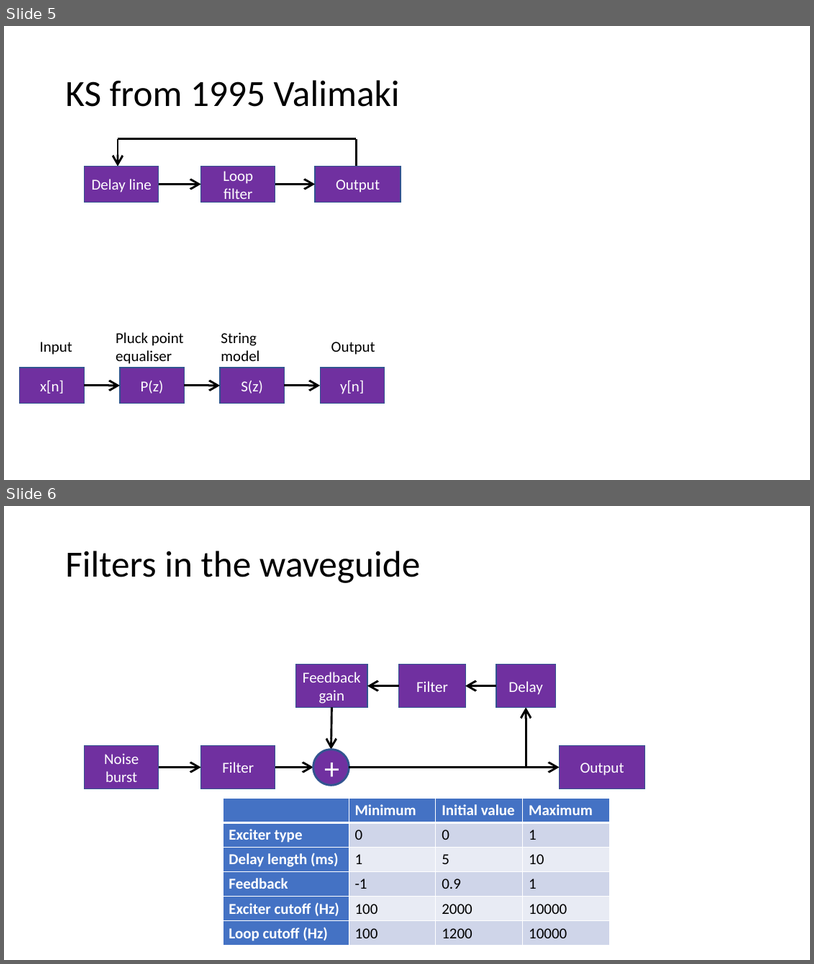
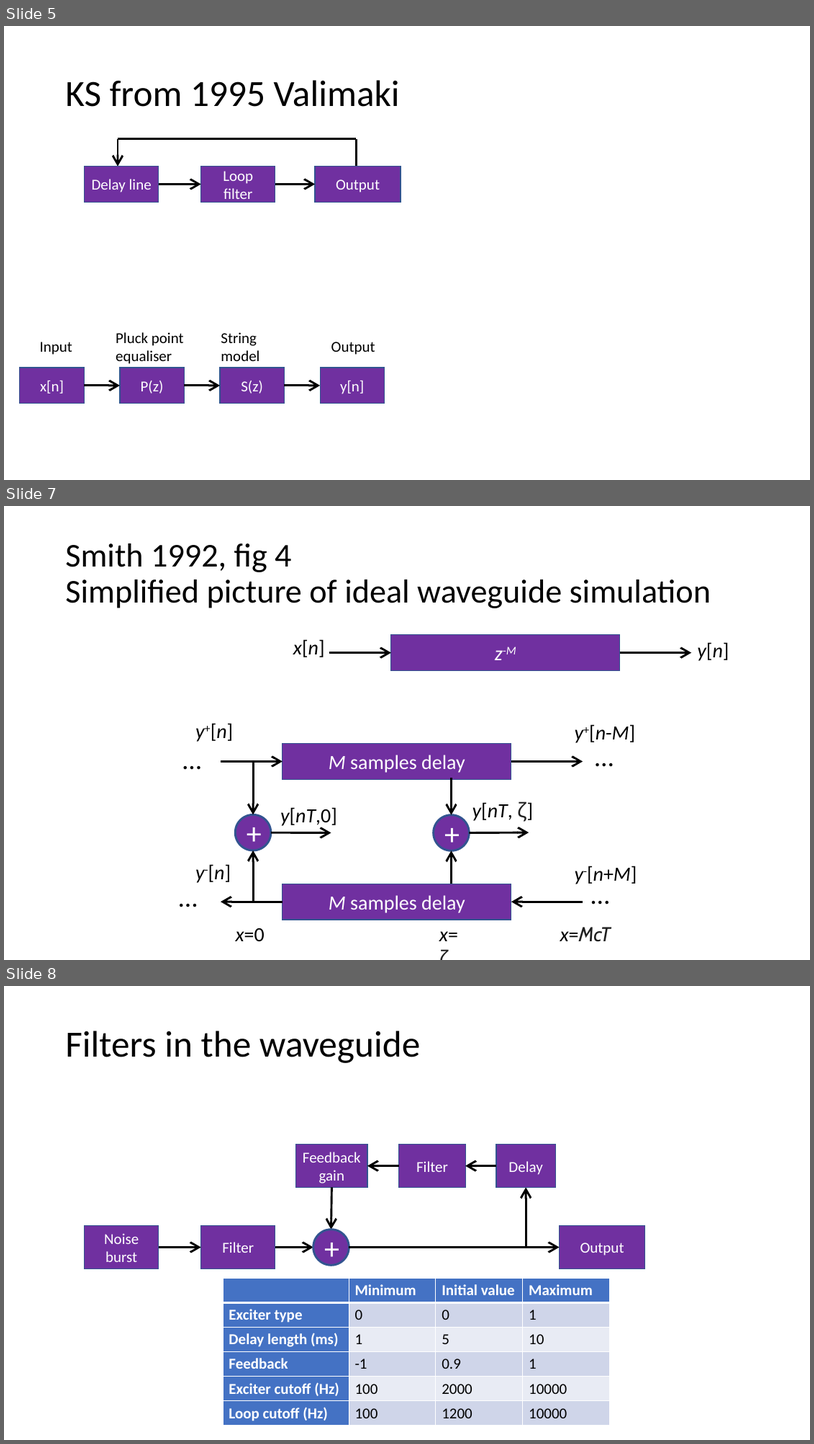
Before and after one commit to joshreiss/digital-waveguides-review, a slide deck: Figures and settings.pptx. Shown one above the other, each under a label of ours: slides 5 and 6 before the commit, slides 5, 7 and 8 after it; the slides between them are not shown. The pictures are 814x964 and 814x1444 pixels, drawn with LibreOffice and Linux fonts; fonts in the diff are those of the drawing. Boxes give left, top, right and bottom in pixels: in the first picture for what was removed or moved away, otherwise in the second. Text is boxed around its words. In the diff, an @@ line names an element or a change of style, - is before the commit and + after.

```diff
--- a/Figures and settings.pptx
+++ b/Figures and settings.pptx
@@ slide 7 added at box(4, 506, 810, 960), background #FFFFFF @@
@@ title added at box(65, 543, 711, 608), 39.6 pt, text #000000 @@
+Smith 1992, fig 4
+Simplified picture of ideal waveguide simulation
@@ rectangle added at box(391, 635, 620, 671), fill #7030A0, outline #325491 1 pt, 24 pt, text #FFFFFF, italic @@
+z-M
@@ text added at box(293, 639, 325, 657), 24 pt, text #000000, italic @@
+x[n]
@@ arrow added from (329, 652) to (391, 652), #000000 2.5 pt @@
@@ arrow added from (620, 652) to (692, 652), #000000 2.5 pt @@
@@ text added at box(697, 642, 729, 661), 24 pt, text #000000, italic @@
+y[n]
@@ text added at box(177, 739, 208, 777), 32 pt, text #000000 @@
+…
@@ text added at box(196, 723, 234, 741), 24 pt, text #000000 @@
+y+[n]
@@ text added at box(575, 724, 635, 743), 24 pt, text #000000 @@
+y+[n-M]
@@ text added at box(589, 736, 620, 775), 32 pt, text #000000 @@
+…
@@ arrow added from (221, 762) to (283, 762), #000000 2.5 pt @@
@@ arrow added from (253, 762) to (253, 815), #000000 2.5 pt @@
@@ rectangle added at box(283, 744, 512, 780), fill #7030A0, outline #325491 1 pt, 24 pt, text #FFFFFF @@
+M samples delay
@@ arrow added from (512, 762) to (583, 762), #000000 2.5 pt @@
@@ arrow added from (452, 777) to (452, 815), #000000 2.5 pt @@
@@ text added at box(280, 807, 337, 827), 24 pt, text #000000 @@
+y[nT,0]
@@ text added at box(473, 801, 533, 821), 24 pt, text #000000 @@
+y[nT, ζ]
@@ ellipse added at box(235, 815, 271, 850), fill #7030A0, outline #325491 2.5 pt, 36 pt, text #FFFFFF @@
++
@@ ellipse added at box(434, 815, 469, 850), fill #7030A0, outline #325491 2.5 pt, 36 pt, text #FFFFFF @@
++
@@ arrow added from (253, 901) to (253, 850), #000000 2.5 pt @@
@@ arrow added from (271, 833) to (332, 833), #000000 2.5 pt @@
@@ arrow added from (452, 883) to (452, 850), #000000 2.5 pt @@
@@ arrow added from (469, 833) to (529, 832), #000000 2.5 pt @@
@@ text added at box(196, 864, 232, 883), 24 pt, text #000000 @@
+y-[n]
@@ text added at box(575, 865, 637, 884), 24 pt, text #000000 @@
+y-[n+M]
@@ text added at box(172, 877, 203, 916), 32 pt, text #000000 @@
+…
@@ rectangle added at box(283, 883, 512, 919), fill #7030A0, outline #325491 1 pt, 24 pt, text #FFFFFF @@
+M samples delay
@@ text added at box(585, 874, 616, 913), 32 pt, text #000000 @@
+…
@@ arrow added from (283, 901) to (221, 901), #000000 2.5 pt @@
@@ arrow added from (583, 901) to (512, 901), #000000 2.5 pt @@
@@ text added at box(236, 928, 265, 942), 24 pt, text #000000 @@
+x=0
@@ text added at box(440, 931, 458, 941), 24 pt, text #000000 @@
+x=ζ
@@ text added at box(561, 926, 612, 942), 24 pt, text #1F1F1F, italic @@
+x=McT
@@ what was slide 6 is now slide 8 @@
```
Also in this commit, not shown: 1 other slide added, 15 other files.
